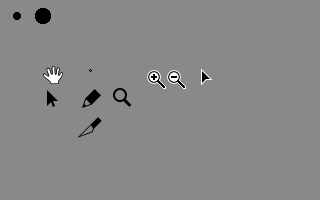
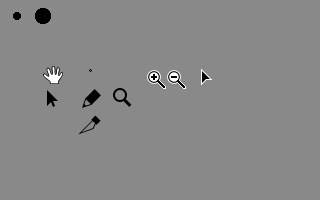
Two versions of the same layered image (320px x 200px). Layer-by-layer changes:
painted on "Shape 1" over [77, 115, 102, 138]
